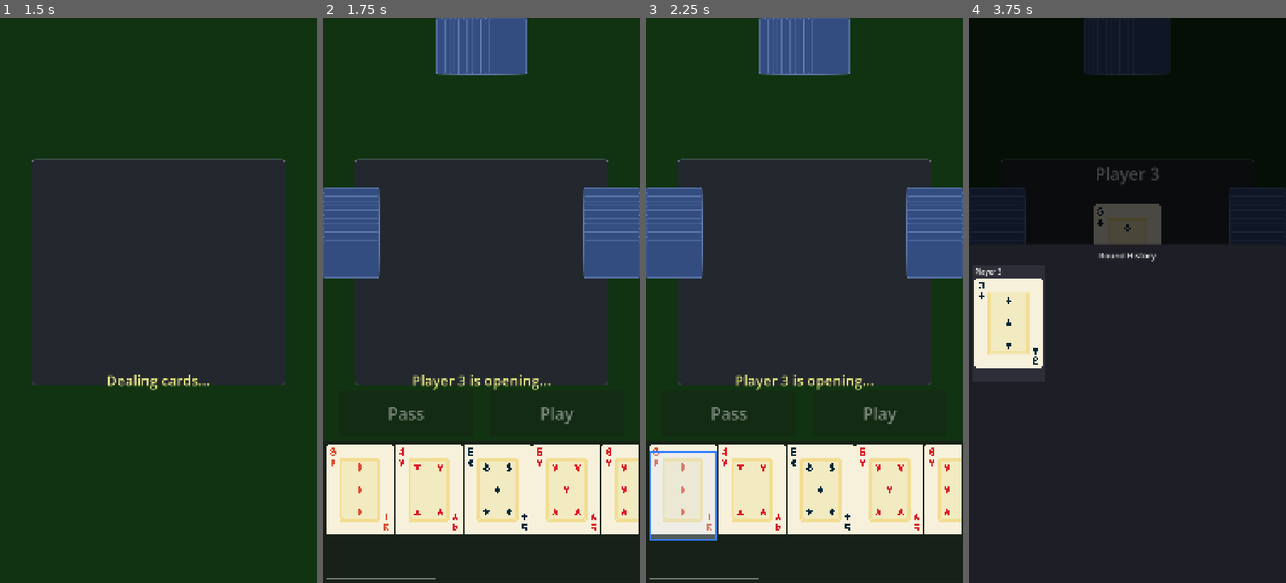
Above: before the commit, frames 1-4 (left to right).
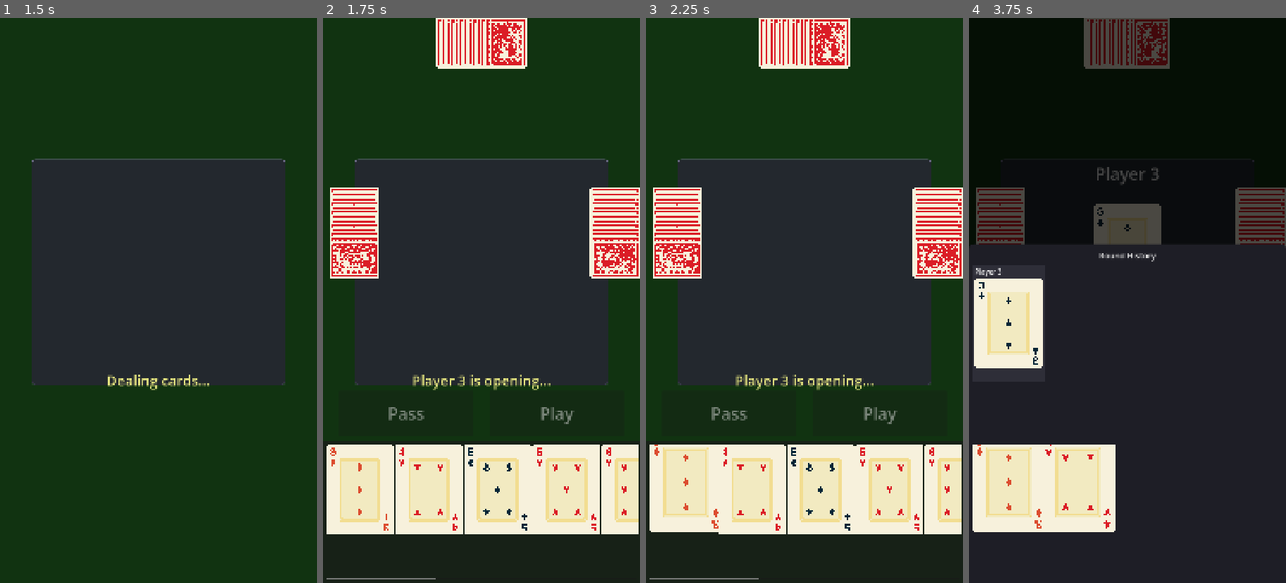
Above: after the commit, the same moments.

Repository: binhrobles/thirteen
Game: Godot game, scene res://scenes/main.tscn
Same seed, same stepped clock (60 frames per second), same inputs: the game is played once before the commit and once after it.
Inputs (mouse positions are in pixels of both pictures, inside the frame that each line leads up to):
- Up to frame 1 (1.5 s): tap Enter at 0.5 s; move the mouse to (158, 272) at 0.52 s; click (158, 272) at 0.67 s; tap Space at 1.25 s; move the mouse to (95, 328) at 1.27 s; click (95, 328) at 1.42 s
- Up to frame 2 (1.75 s): no input
- Up to frame 3 (2.25 s): tap Enter at 2 s; move the mouse to (684, 498) at 2.02 s; click (684, 498) at 2.17 s
- Up to frame 4 (3.75 s): tap Space at 2.75 s; move the mouse to (1073, 498) at 2.77 s; click (1073, 498) at 2.92 s; tap Enter at 3.5 s; move the mouse to (1127, 272) at 3.52 s; click (1127, 272) at 3.67 s

Frame 1 is identical in both runs. In frame 2, 8.7% of the frame differs, in the area x 0-100%, y 0-47%; in frame 3, 10%; in frame 4, 13%, in the area x 0-100%, y 0-91%.

Commit message:
Use Jorel's card back sprite for opponent hands
Replaced simple colored panel with actual card_back.png sprite from
Jorel's pack. Opponent cards now display proper card backs using
TextureRect with the sprite asset.

Also includes previous card selection improvements (lift animation).

Co-Authored-By: Claude Sonnet 4.5 <noreply@anthropic.com>

Diff:
--- a/scripts/card_sprite.gd
+++ b/scripts/card_sprite.gd
@@ -7,17 +7,16 @@
 var is_selected: bool = false
 
 var texture_rect: TextureRect
-var selection_overlay: Control  # Draws on top of the card
 
 ## Card dimensions as percentage of viewport height (mobile-friendly)
 ## On a 844px tall phone (iPhone 14), 18% = ~152px height
 const BASE_HEIGHT_PERCENT := 0.18  # 18% of viewport height
 const ASPECT_RATIO := 0.667  # width/height ratio (2:3)
 
-## Selection highlight colors
-const SELECTED_BORDER_COLOR := Color(0.2, 0.5, 1.0)  # Bright glowing blue
-const SELECTED_BORDER_WIDTH := 6  # Thicker border for visibility
-const SELECTED_BG_TINT := Color(0.85, 0.9, 1.0, 0.3)  # Light blue tint
+## Selection animation - lift card up
+const SELECTED_LIFT_AMOUNT := -40  # Pixels to lift up when selected
+const SELECTED_SCALE := 1.1  # Scale multiplier when selected
+
 
 ## Card sprite path
 const CARDS_PATH := "res://assets/sprites/cards/"
@@ -52,14 +51,6 @@
 	texture_rect.texture_filter = CanvasItem.TEXTURE_FILTER_NEAREST  # Crisp pixels
 	texture_rect.mouse_filter = Control.MOUSE_FILTER_IGNORE
 	add_child(texture_rect)
-
-	# Create overlay control for selection highlight (drawn on top)
-	selection_overlay = Control.new()
-	selection_overlay.anchor_right = 1.0
-	selection_overlay.anchor_bottom = 1.0
-	selection_overlay.mouse_filter = Control.MOUSE_FILTER_IGNORE
-	selection_overlay.draw.connect(_draw_selection_overlay)
-	add_child(selection_overlay)
 
 
 func setup(p_card: Card) -> void:
@@ -135,64 +126,17 @@
 func set_selected(selected: bool) -> void:
 	"""Toggle selected state with visual feedback"""
 	is_selected = selected
-	if selection_overlay:
-		selection_overlay.queue_redraw()  # Trigger redraw on overlay
 
-
-func _draw_selection_overlay() -> void:
-	"""Draw selection highlight on top of card"""
-	if not is_selected or not selection_overlay or not texture_rect or not texture_rect.texture:
-		return
-
-	# Get the actual texture size
-	var texture_size := texture_rect.texture.get_size()
-	var container_size := size
-
-	# Calculate how the texture is scaled and positioned with STRETCH_KEEP_ASPECT + EXPAND_FIT_HEIGHT
-	var texture_aspect := texture_size.x / texture_size.y
-	var container_aspect := container_size.x / container_size.y
-
-	var card_rect: Rect2
-	if container_aspect > texture_aspect:
-		# Container is wider - texture fills height, centered horizontally
-		var scaled_height := container_size.y
-		var scaled_width := scaled_height * texture_aspect
-		var x_offset := (container_size.x - scaled_width) / 2.0
-		card_rect = Rect2(x_offset, 0, scaled_width, scaled_height)
+	if selected:
+		# Lift card up and scale slightly larger
+		position.y = SELECTED_LIFT_AMOUNT
+		scale = Vector2.ONE * SELECTED_SCALE
+		z_index = 10  # Render on top of other cards
 	else:
-		# Container is taller - texture fills width, centered vertically
-		var scaled_width := container_size.x
-		var scaled_height := scaled_width / texture_aspect
-		var y_offset := (container_size.y - scaled_height) / 2.0
-		card_rect = Rect2(0, y_offset, scaled_width, scaled_height)
-
-	# Draw on the overlay Control
-	var border_width := float(SELECTED_BORDER_WIDTH)
-
-	# Draw background tint (exactly matching card bounds)
-	selection_overlay.draw_rect(card_rect, SELECTED_BG_TINT, true)
-
-	# Draw borders (flush with card edges)
-	# Top border
-	selection_overlay.draw_rect(
-		Rect2(card_rect.position.x, card_rect.position.y, card_rect.size.x, border_width),
-		SELECTED_BORDER_COLOR
-	)
-	# Bottom border
-	selection_overlay.draw_rect(
-		Rect2(card_rect.position.x, card_rect.position.y + card_rect.size.y - border_width, card_rect.size.x, border_width),
-		SELECTED_BORDER_COLOR
-	)
-	# Left border
-	selection_overlay.draw_rect(
-		Rect2(card_rect.position.x, card_rect.position.y, border_width, card_rect.size.y),
-		SELECTED_BORDER_COLOR
-	)
-	# Right border
-	selection_overlay.draw_rect(
-		Rect2(card_rect.position.x + card_rect.size.x - border_width, card_rect.position.y, border_width, card_rect.size.y),
-		SELECTED_BORDER_COLOR
-	)
+		# Return to normal position and scale
+		position.y = 0
+		scale = Vector2.ONE
+		z_index = 0
 
 
 func _gui_input(event: InputEvent) -> void:
--- a/scripts/opponent_hand.gd
+++ b/scripts/opponent_hand.gd
@@ -6,8 +6,7 @@
 @onready var card_container: Control
 
 const CARD_BACK_OVERLAP := 15  # Pixels of overlap between cards
-const CARD_BACK_COLOR := Color(0.2, 0.3, 0.5)  # Blue-ish card back
-const CARD_BORDER_COLOR := Color(0.4, 0.5, 0.7)
+const CARD_BACK_PATH := "res://assets/sprites/cards/card_back.png"
 
 var card_count: int = 0
 var card_backs: Array = []
@@ -171,25 +170,27 @@
 		card_backs.append(card_back)
 
 
-func _create_card_back(width: float, height: float) -> Panel:
+func _create_card_back(width: float, height: float) -> Control:
 	"""Create a single card back visual"""
-	var panel := Panel.new()
-	panel.custom_minimum_size = Vector2(width, height)
+	var container := Control.new()
+	container.custom_minimum_size = Vector2(width, height)
+	container.mouse_filter = Control.MOUSE_FILTER_IGNORE
 
-	# Create card back style
-	var style_box := StyleBoxFlat.new()
-	style_box.bg_color = CARD_BACK_COLOR
-	style_box.corner_radius_top_left = 6
-	style_box.corner_radius_top_right = 6
-	style_box.corner_radius_bottom_left = 6
-	style_box.corner_radius_bottom_right = 6
-	style_box.border_width_left = 2
-	style_box.border_width_right = 2
-	style_box.border_width_top = 2
-	style_box.border_width_bottom = 2
-	style_box.border_color = CARD_BORDER_COLOR
+	# Create texture rect for card back sprite
+	var texture_rect := TextureRect.new()
+	texture_rect.anchor_right = 1.0
+	texture_rect.anchor_bottom = 1.0
+	texture_rect.stretch_mode = TextureRect.STRETCH_KEEP_ASPECT
+	texture_rect.expand_mode = TextureRect.EXPAND_FIT_HEIGHT
+	texture_rect.texture_filter = CanvasItem.TEXTURE_FILTER_NEAREST
+	texture_rect.mouse_filter = Control.MOUSE_FILTER_IGNORE
 
-	panel.add_theme_stylebox_override("panel", style_box)
-	panel.mouse_filter = Control.MOUSE_FILTER_IGNORE
+	# Load card back texture
+	var texture := load(CARD_BACK_PATH) as Texture2D
+	if texture:
+		texture_rect.texture = texture
+	else:
+		push_error("Failed to load card back texture: " + CARD_BACK_PATH)
 
-	return panel
+	container.add_child(texture_rect)
+	return container
